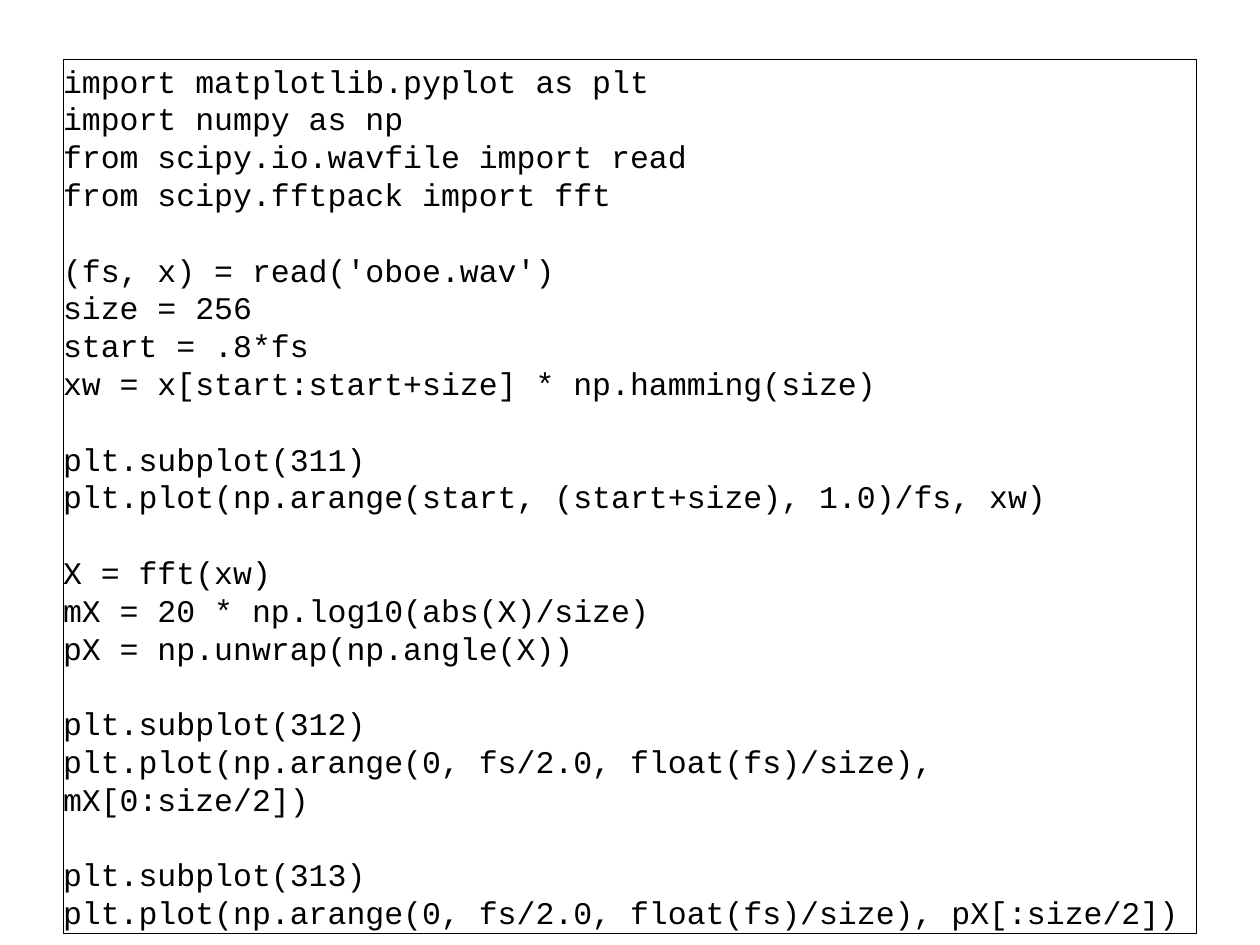
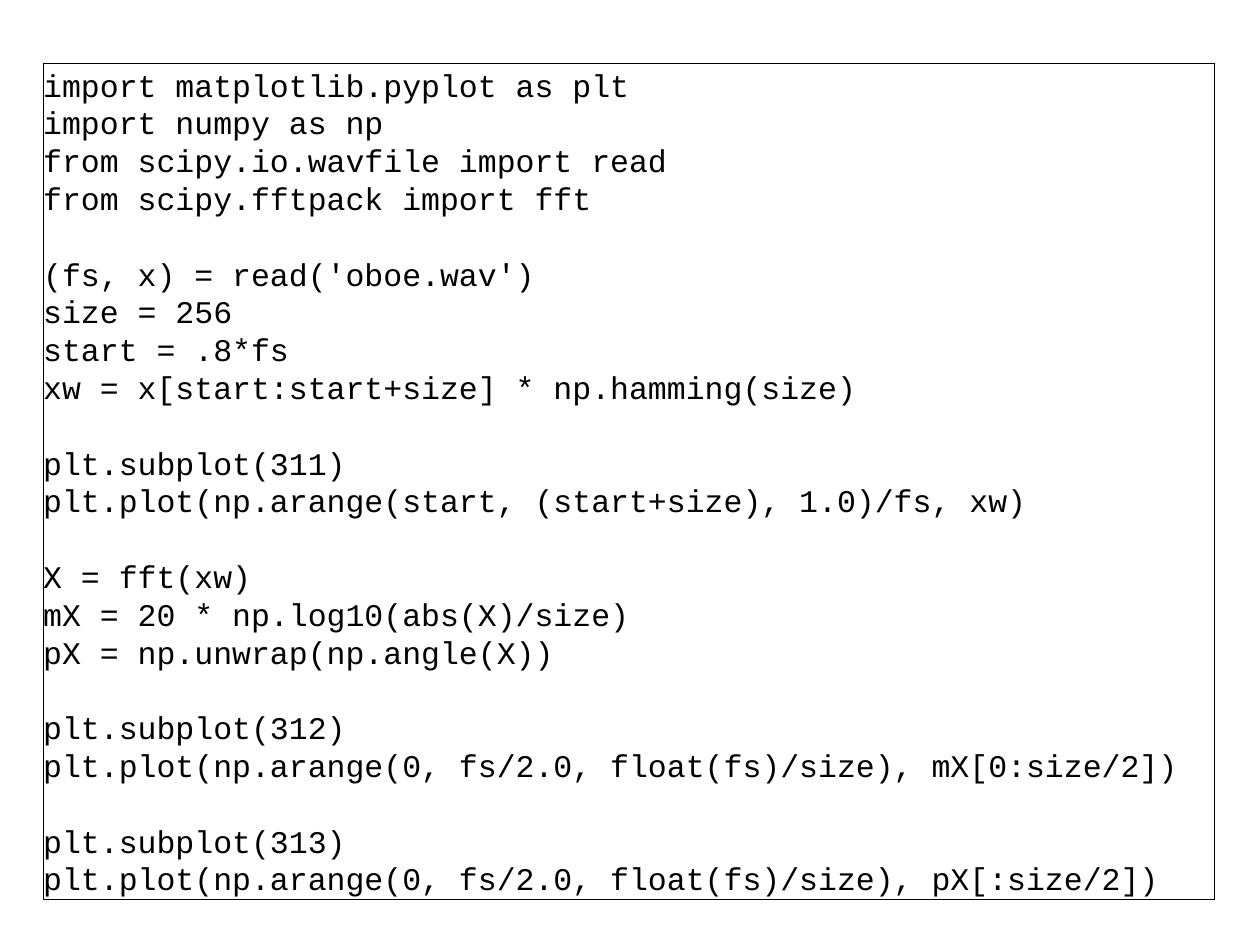
Before and after one commit to MTG/sms-tools, a slide deck: slide 5 of teaching-material/lectures/2-DFT/2-DFT.odp. Drawn at 1260x945 pixels with LibreOffice and Linux fonts; fonts in the diff are those of the drawing. Boxes give left, top, right and bottom in pixels: in the first picture for what was removed or moved away, otherwise in the second. Text is boxed around its words. In the diff, an @@ line names an element or a change of style, - is before the commit and + after.

```diff
--- a/teaching-material/lectures/2-DFT/2-DFT.odp
+++ b/teaching-material/lectures/2-DFT/2-DFT.odp
@@ subtitle "import matplotlib.pyplot as plt": place and size @@
-subtitle "import matplotlib.pyplot as plt" at bbox=[63, 59, 1197, 934]
+subtitle "import matplotlib.pyplot as plt" at bbox=[43, 63, 1215, 900]
```
Also in this commit, not shown: 4 other slides changed, 1 other file.
